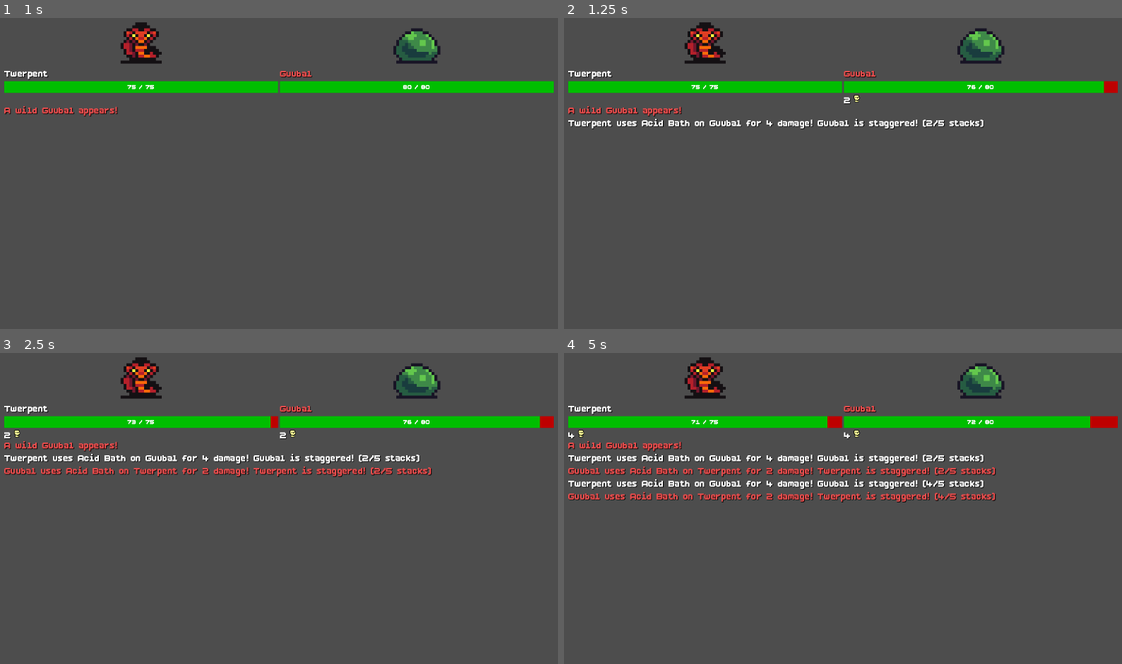
Above: before the commit, frames 1-4 (two rows, left to right).
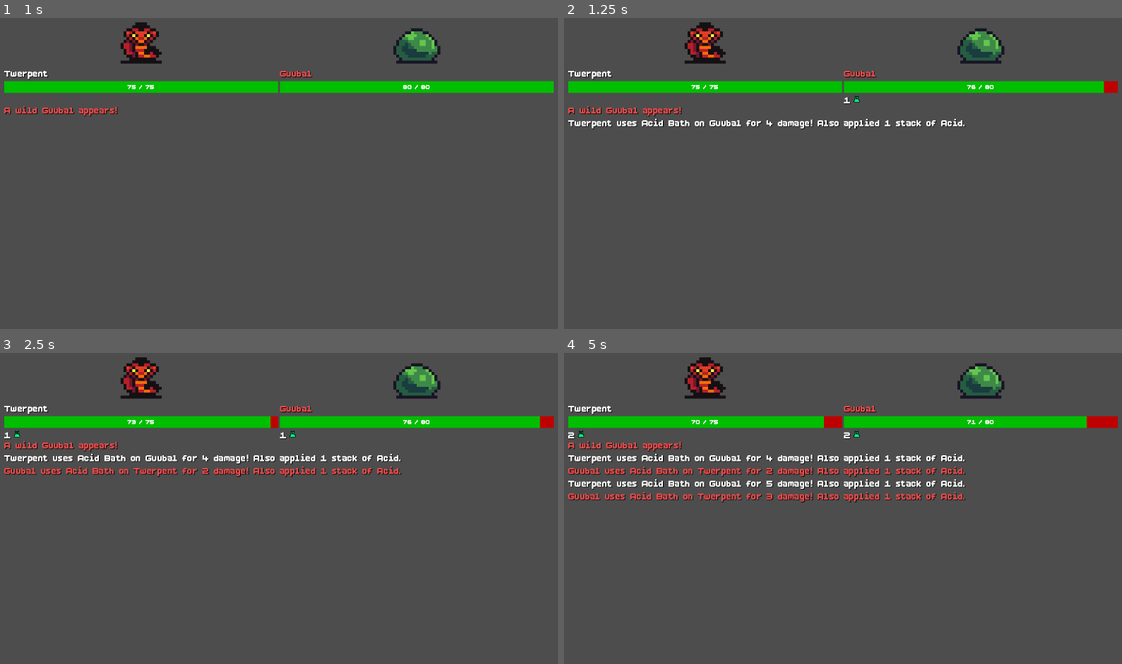
Above: after the commit, the same moments.

Repository: almazancameron/polygonal-pugilists
Game: Godot game, scene res://scenes/battle.tscn
Same seed, same stepped clock (60 frames per second), same inputs: the game is played once before the commit and once after it.
Inputs (mouse positions are in pixels of both pictures, inside the frame that each line leads up to):
- Up to frame 1 (1 s): click "Status Stacker" at 0.5 s
- Up to frame 2 (1.25 s): no input
- Up to frame 3 (2.5 s): tap Enter (ui_accept) at 1.25, 1.52, 1.82, 2 s; move the mouse to (401, 489) at 1.27 s; hold Right (ui_right) 1.28-2 s; click (401, 489) at 1.42 s; drag from (167, 520) to (251, 567) at 2.02 s
- Up to frame 4 (5 s): tap Enter (ui_accept) at 2.75, 3.5, 4.25, 4.52, 4.82 s; move the mouse to (898, 436) at 2.77 s; hold Right (ui_right) 2.78-3.5 s; drag from (815, 567) to (675, 458) at 3.52 s; move the mouse to (1010, 552) at 4.27 s; hold Left (ui_left) from 4.28 s (still down)

Frame 1 is identical in both runs. In frame 2, 0.5% of the frame differs, in the area x 45-76%, y 24-36%; in frame 3, 1.0%; in frame 4, 2.1%, in the area x 0-95%, y 20-49%.

Commit message:
feat: defend icon

Diff:
--- /dev/null
+++ b/assets/sprites/icons/defend_icon.tres
@@ -0,0 +1,7 @@
+[gd_resource type="AtlasTexture" format=3 uid="uid://c2qb3p05rqu0b"]
+
+[ext_resource type="Texture2D" uid="uid://c0tw6hfb03bnt" path="res://assets/sprites/icons/Icons_RPG.png" id="1_4h1vr"]
+
+[resource]
+atlas = ExtResource("1_4h1vr")
+region = Rect2(16, 0, 16, 16)
--- a/resources/techniques/acid_bath.tres
+++ b/resources/techniques/acid_bath.tres
@@ -6,6 +6,5 @@
 script = ExtResource("1_bvcwl")
 technique_name = "Acid Bath"
 power_multiplier = 0.667
-status_effect = 5
-status_stacks = 2
+status_effect = 3
 metadata/_custom_type_script = "uid://bp4gbg2w2sdur"
--- a/scripts/defending_status.gd
+++ b/scripts/defending_status.gd
@@ -19,7 +19,7 @@
 	return Color(0.3, 0.7, 1.0, 1.0)
 
 func icon() -> Texture2D:
-	return null  # TODO: no icon asset yet
+	return preload("res://assets/sprites/icons/defend_icon.tres")
 
 func describe() -> String:
 	return "Doubles defense until this familiar is hit."
